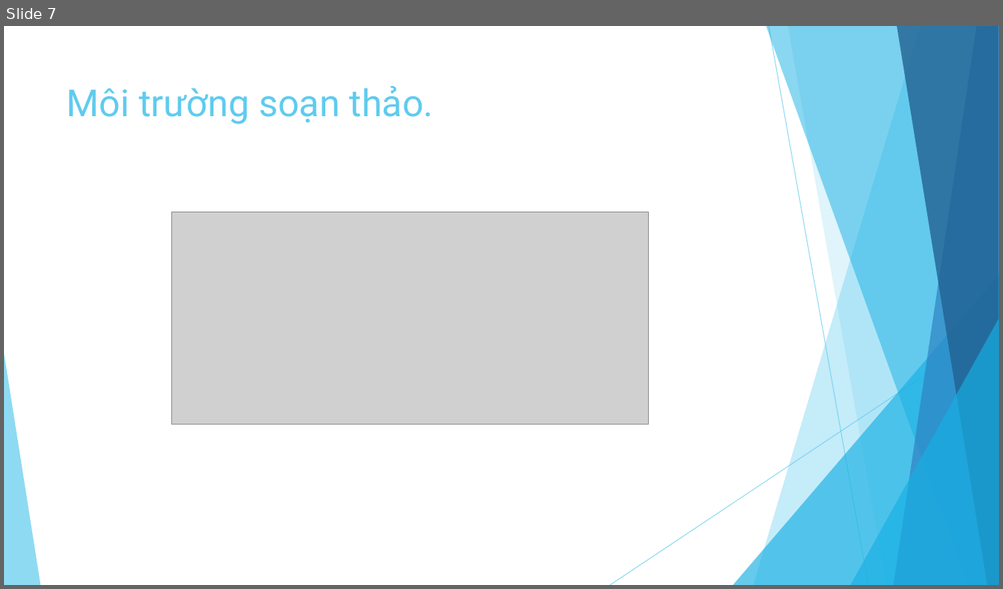
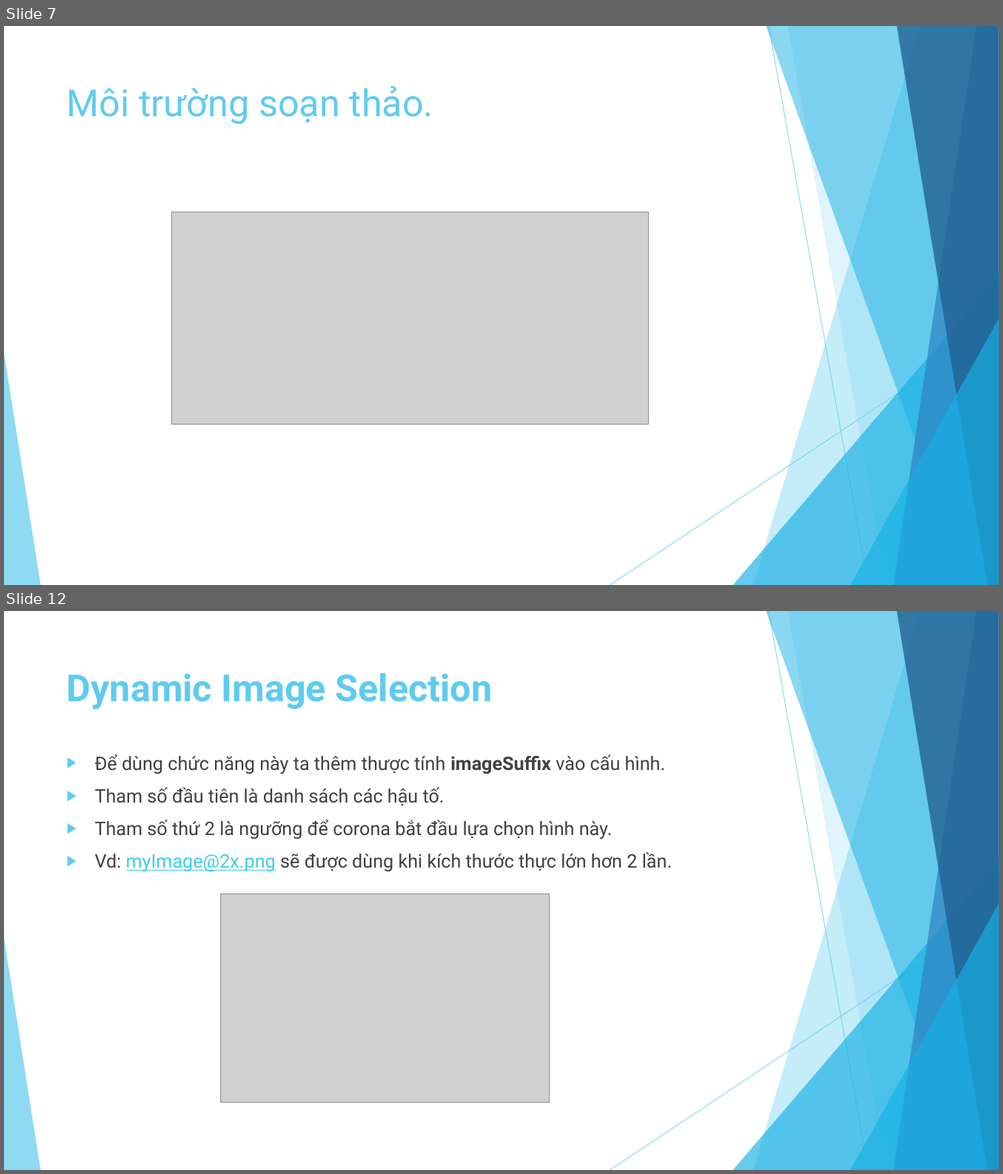
Before and after one commit to ndthanhdev/TDT-Spring-2017, a slide deck: Corona/Presentation1.pptx. Shown one above the other, each under a label of ours: slide 7 before the commit, slides 7 and 12 after it; the slides between them are not shown. The pictures are 1003x589 and 1003x1174 pixels, drawn with LibreOffice and Linux fonts; fonts in the diff are those of the drawing; grey boxes stand for pictures. Boxes give left, top, right and bottom in pixels: in the first picture for what was removed or moved away, otherwise in the second. Text is boxed around its words. In the diff, an @@ line names an element or a change of style, - is before the commit and + after.

```diff
--- a/Corona/Presentation1.pptx
+++ b/Corona/Presentation1.pptx
@@ slide 12 added at <box>4,611,999,1170</box>, background #FFFFFF; not listed: 10 template elements that a slide beside it also shows @@
@@ title added at <box>67,673,492,709</box>, 36 pt, text #5FCBEF, bold @@
+Dynamic Image Selection
@@ text added at <box>95,755,671,872</box>, 18 pt, text #404040 @@
+▶ Để dùng chức năng này ta thêm thược tính imageSuffix vào cấu hình.
+▶ Tham số đầu tiên là danh sách các hậu tố.
+▶ Tham số thứ 2 là ngưỡng để corona bắt đầu lựa chọn hình này.
+▶ Vd: myImage@2x.png sẽ được dùng khi kích thước thực lớn hơn 2 lần.
@@ picture added at <box>220,894,549,1103</box> @@
```
Also in this commit, not shown: 4 slides changed, 4 other slides added, 1 other file.
